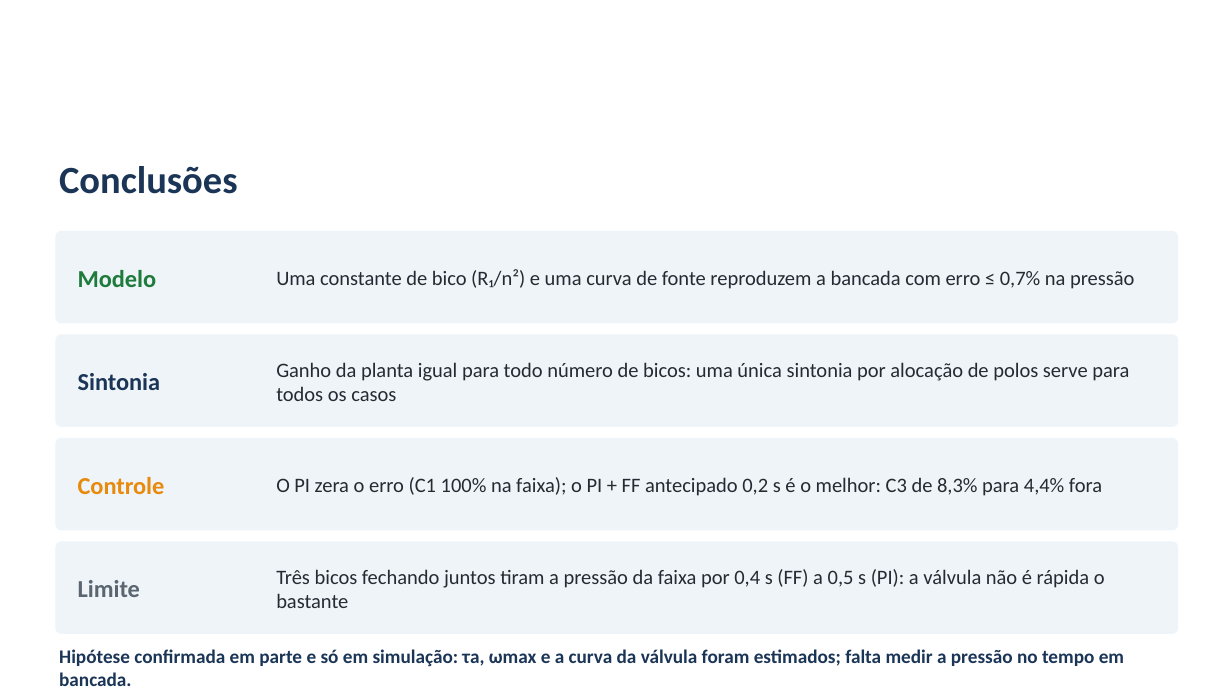
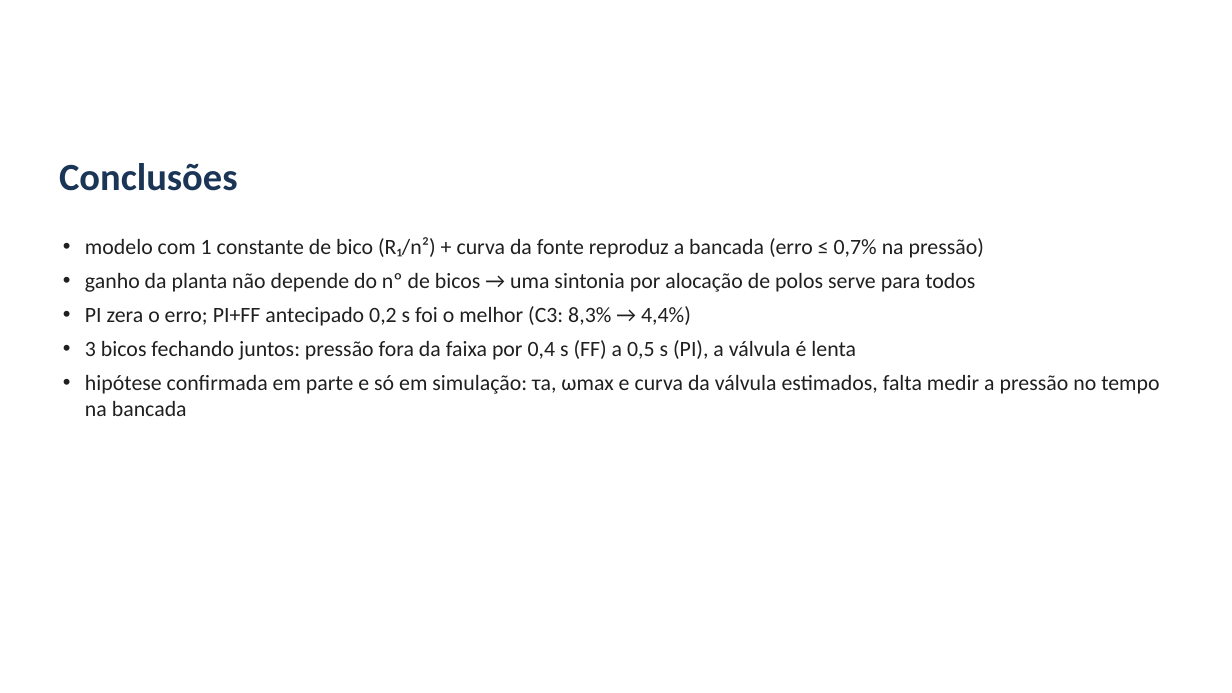
Before and after one commit to alexteroltismart/tcc, a slide deck: slide 25 of docs/Apresentacao_Banca_TCC_v25.pptx (slide 26 before the commit). Drawn at 1232x693 pixels with LibreOffice and Linux fonts; fonts in the diff are those of the drawing; background and template pictures are left out. Boxes give left, top, right and bottom in pixels: in the first picture for what was removed or moved away, otherwise in the second. Text is boxed around its words. In the diff, an @@ line names an element or a change of style, - is before the commit and + after.

```diff
--- a/docs/Apresentacao_Banca_TCC_v25.pptx
+++ b/docs/Apresentacao_Banca_TCC_v25.pptx
@@ text "Conclusões" at <box>59,163,237,191</box>: vertical alignment middle to top @@
@@ rounded rectangle removed at <box>55,231,1178,323</box> @@
@@ text added at <box>85,237,1159,416</box>, 17 pt, text #202020 @@
+• modelo com 1 constante de bico (R₁/n²) + curva da fonte reproduz a bancada (erro ≤ 0,7% na pressão)
+• ganho da planta não depende do nº de bicos → uma sintonia por alocação de polos serve para todos
+• PI zera o erro; PI+FF antecipado 0,2 s foi o melhor (C3: 8,3% → 4,4%)
+• 3 bicos fechando juntos: pressão fora da faixa por 0,4 s (FF) a 0,5 s (PI), a válvula é lenta
+• hipótese confirmada em parte e só em simulação: τa, ωmax e curva da válvula estimados, falta medir a pressão no tempo na bancada
@@ text removed at <box>276,269,1134,289</box> @@
-Uma constante de bico (R₁/n²) e uma curva de fonte reproduzem a bancada com erro ≤ 0,7% na pressão
@@ text removed at <box>78,270,157,287</box> @@
-Modelo
@@ rounded rectangle removed at <box>55,335,1178,427</box> @@
@@ text removed at <box>78,373,161,390</box> @@
-Sintonia
@@ text removed at <box>276,362,1129,401</box> @@
-Ganho da planta igual para todo número de bicos: uma única sintonia por alocação de polos serve para todos os casos
@@ rounded rectangle removed at <box>55,438,1178,531</box> @@
@@ text removed at <box>78,477,165,494</box> @@
-Controle
@@ text removed at <box>276,477,1102,496</box> @@
-O PI zera o erro (C1 100% na faixa); o PI + FF antecipado 0,2 s é o melhor: C3 de 8,3% para 4,4% fora
@@ rounded rectangle removed at <box>55,542,1178,634</box> @@
@@ text removed at <box>276,569,1105,608</box> @@
-Três bicos fechando juntos tiram a pressão da faixa por 0,4 s (FF) a 0,5 s (PI): a válvula não é rápida o bastante
@@ text removed at <box>78,580,140,597</box> @@
-Limite
@@ text removed at <box>59,649,1124,686</box> @@
-Hipótese confirmada em parte e só em simulação: τa, ωmax e a curva da válvula foram estimados; falta medir a pressão no tempo em bancada.
```
Also in this commit, not shown: 24 other slides changed, 1 slide removed, 4 other files.
